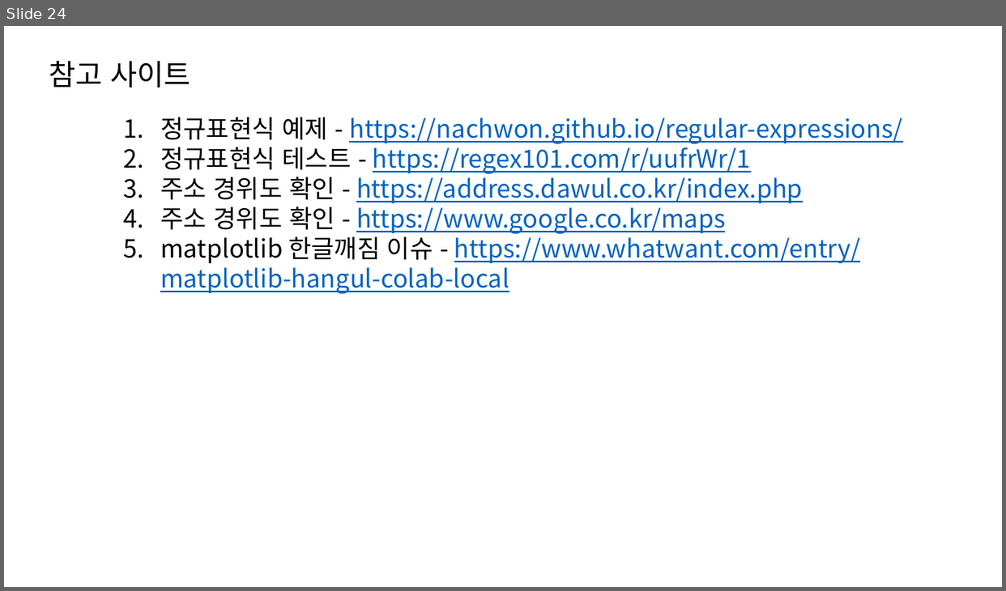
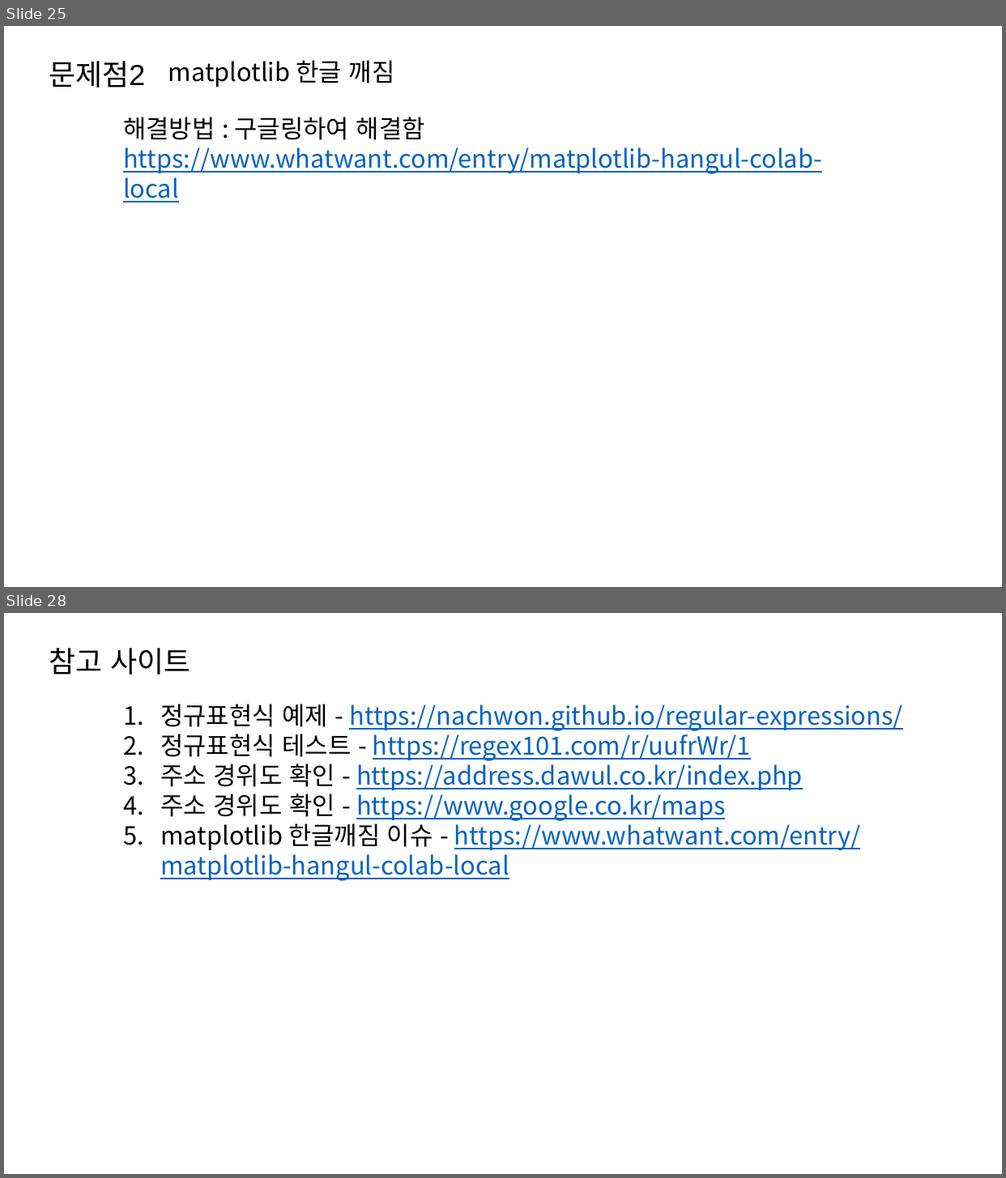
Before and after one commit to dev-hw/SeSAC-live_map, a slide deck: 230810.pptx. Shown one above the other, each under a label of ours: slide 24 before the commit, slides 25 and 28 after it; the slides between them are not shown. The pictures are 1006x591 and 1006x1178 pixels, drawn with LibreOffice and Linux fonts; fonts in the diff are those of the drawing. Boxes give left, top, right and bottom in pixels: in the first picture for what was removed or moved away, otherwise in the second. Text is boxed around its words. In the diff, an @@ line names an element or a change of style, - is before the commit and + after.

```diff
--- a/230810.pptx
+++ b/230810.pptx
@@ slide 25 added at box(4, 26, 1002, 587), background #FFFFFF @@
@@ text added at box(49, 61, 145, 88), 28 pt, text #000000 @@
+문제점2
@@ text added at box(168, 60, 395, 87), 24 pt, text #000000 @@
+matplotlib 한글 깨짐
@@ text added at box(123, 117, 822, 203), 24 pt, text #0563C1, underline @@
+해결방법 : 구글링하여 해결함
+https://www.whatwant.com/entry/matplotlib-hangul-colab-local
@@ what was slide 24 is now slide 28 @@
```
Also in this commit, not shown: 1 slide changed, 3 other slides added.
